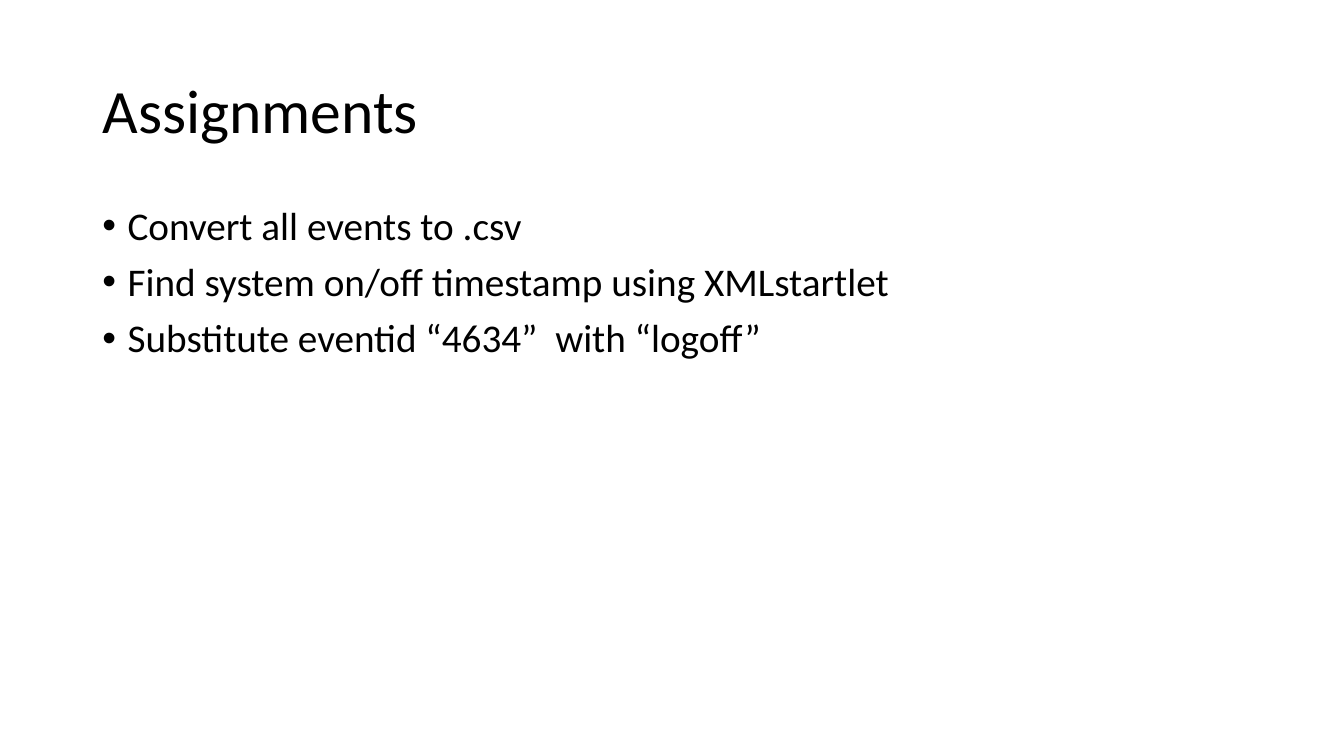
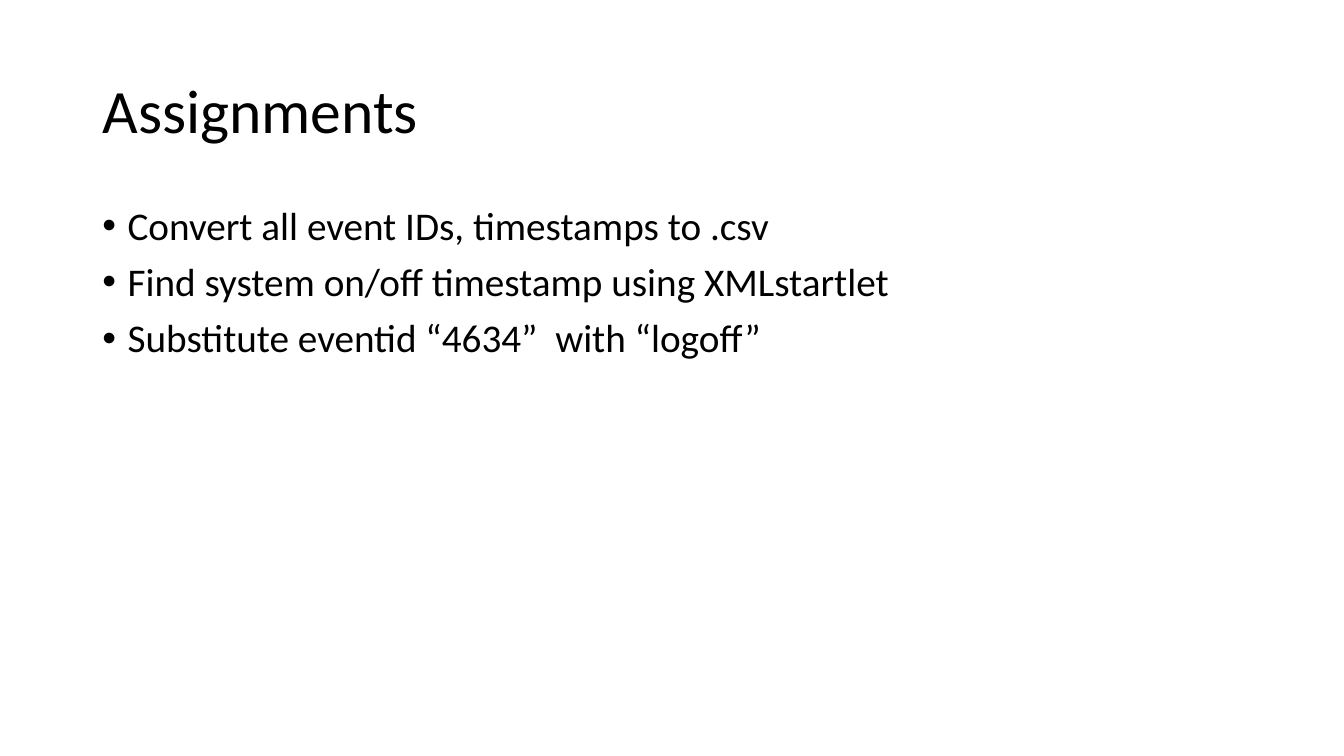
Before and after one commit to frankwxu/digital-forensics-lab, a slide deck: slide 50 of NIST_Data_Leakage_Case/NIST_Data_Leakage_02._WinEvt_XML.pptx. Drawn at 1344x756 pixels with LibreOffice and Linux fonts; fonts in the diff are those of the drawing; background and template pictures are left out. Boxes give left, top, right and bottom in pixels: in the first picture for what was removed or moved away, otherwise in the second. Text is boxed around its words. In the diff, an @@ line names an element or a change of style, - is before the commit and + after.

```diff
--- a/NIST_Data_Leakage_Case/NIST_Data_Leakage_02._WinEvt_XML.pptx
+++ b/NIST_Data_Leakage_Case/NIST_Data_Leakage_02._WinEvt_XML.pptx
@@ text at [128, 212, 769, 247]: text changed @@
-• Convert all events to .csv
+• Convert all event IDs, timestamps to .csv
```
Also in this commit, not shown: 1 other slide changed, 8 other files.
